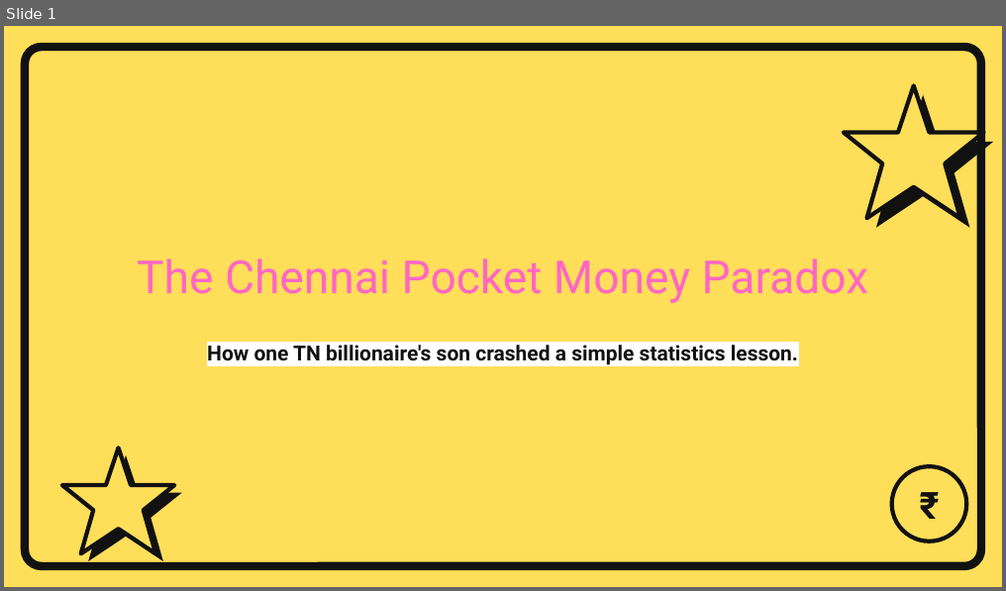
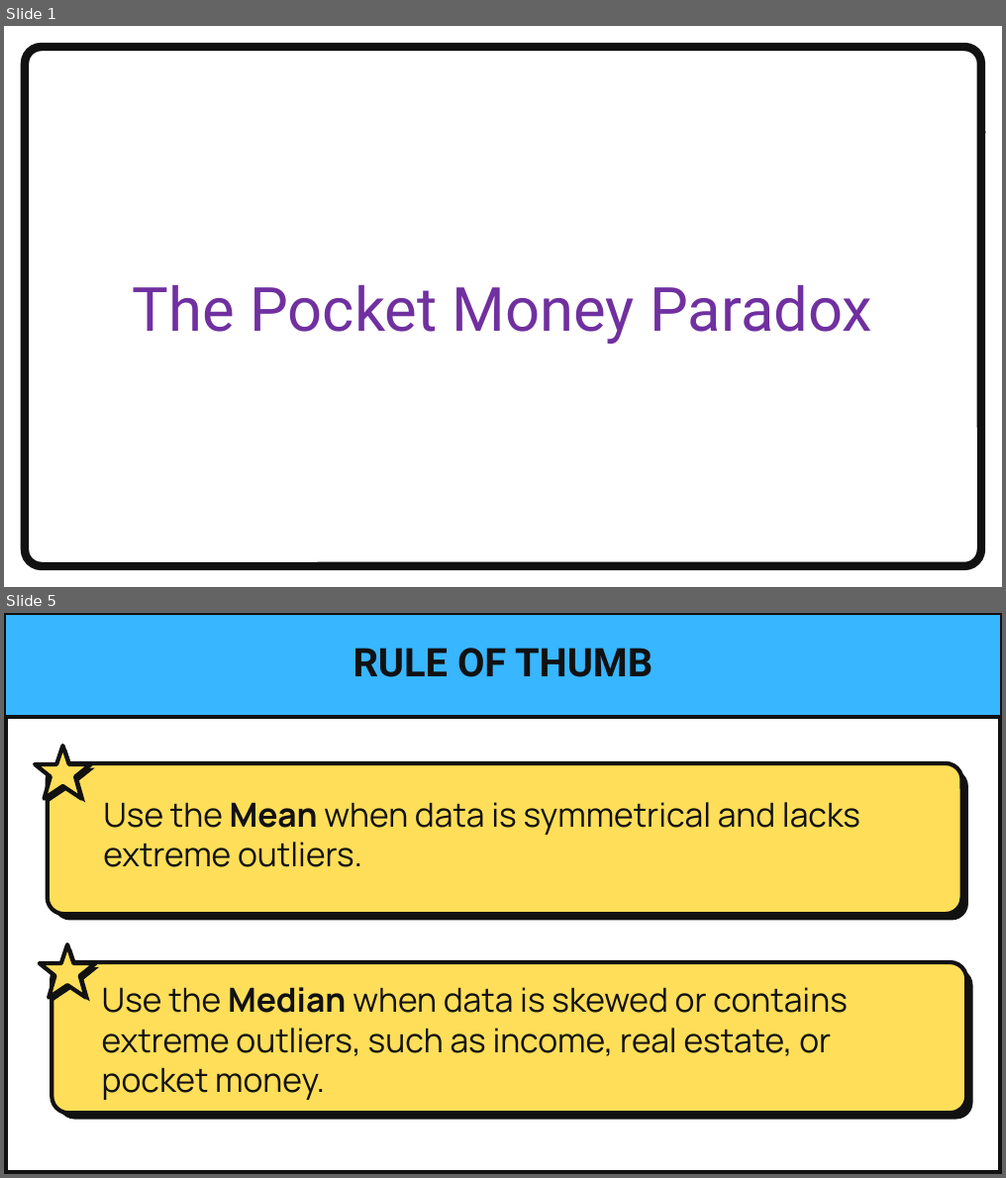
Before and after one commit to brinda-25/workshop, a slide deck: Day1/mean_vs_median.pptx. Shown one above the other, each under a label of ours: slide 1 before the commit, slides 1 and 5 after it; the slides between them are not shown. The pictures are 1006x591 and 1006x1178 pixels, drawn with LibreOffice and Linux fonts; fonts in the diff are those of the drawing. Boxes give left, top, right and bottom in pixels: in the first picture for what was removed or moved away, otherwise in the second. Text is boxed around its words. In the diff, an @@ line names an element or a change of style, - is before the commit and + after.

```diff
--- a/Day1/mean_vs_median.pptx
+++ b/Day1/mean_vs_median.pptx
@@ slide 5 added at box(4, 613, 1002, 1174), background #FFFFFF @@
@@ rectangle added at box(4, 613, 1002, 1173), outline #111111 6 pt @@
@@ rectangle added at box(4, 613, 1002, 717), fill #38B6FF, outline #111111 3 pt @@
@@ text added at box(353, 648, 652, 677), 28.5 pt, text #111111, bold @@
+RULE OF THUMB
@@ group added at box(35, 746, 969, 920): 2 rounded rectangles, 2 freeform shapes, 1 text @@
+Use the Mean when data is symmetrical and lacks extreme outliers.
@@ group added at box(39, 946, 973, 1119): 2 rounded rectangles, 2 freeform shapes, 1 text @@
+Use the Median when data is skewed or contains extreme outliers, such as income, real estate, or pocket money.
@@ slide 1 changed as well @@
@@ rounded rectangle at box(25, 47, 981, 567): fill none to #FFFFFF @@
@@ freeform shape at box(844, 85, 984, 219): fill #FFDE59 to #FFFFFF @@
@@ freeform shape at box(853, 95, 994, 228): fill #111111 to #FFFFFF @@
@@ text at box(133, 285, 872, 344): text changed; size 15 to 44 pt; text colour #111111 to #7030A0; bold off @@
-The Chennai Pocket Money Paradox
-How one TN billionaire's son crashed a simple statistics lesson.
+The Pocket Money Paradox
@@ group removed at box(4, 26, 1002, 586): 2 freeform shapes, 1 rectangle, 1 ellipse, 1 text @@
-₹
```
Also in this commit, not shown: 3 other slides changed.
